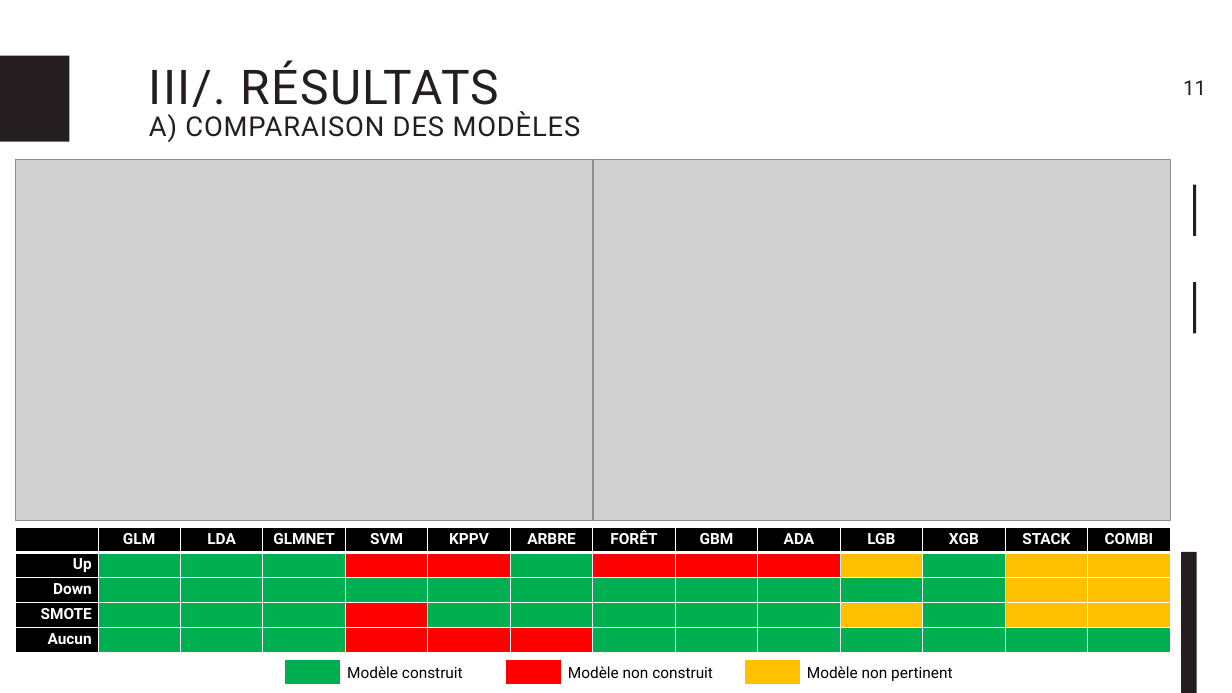
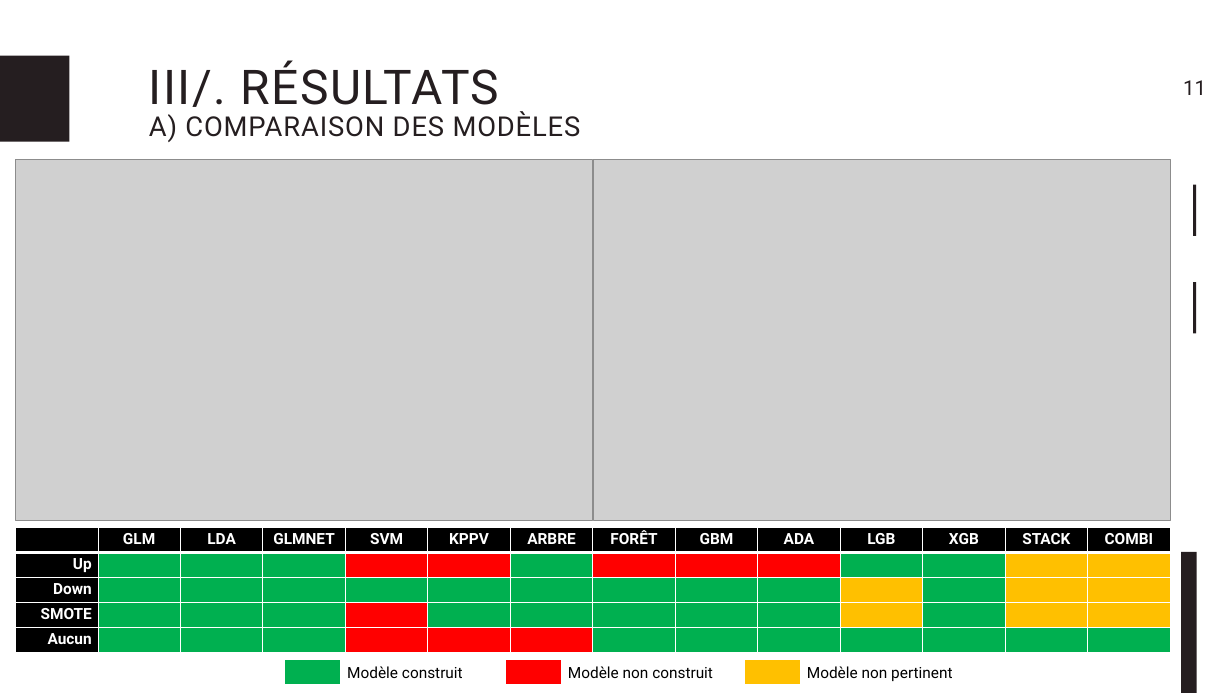
Before and after one commit to Psqrt/projet_ml, a slide deck: slide 12 of presentation/projet_ml.pptx. Drawn at 1232x693 pixels with LibreOffice and Linux fonts; fonts in the diff are those of the drawing; grey boxes stand for pictures. Boxes give left, top, right and bottom in pixels: in the first picture for what was removed or moved away, otherwise in the second. Text is boxed around its words. In the diff, an @@ line names an element or a change of style, - is before the commit and + after.

```diff
--- a/presentation/projet_ml.pptx
+++ b/presentation/projet_ml.pptx
@@ table at [15, 527, 1171, 652] @@
@@ fill #FFC000 to #00B050 in row 2, column 11 @@
@@ fill #00B050 to #FFC000 in row 3, column 11 @@
```
Also in this commit, not shown: 5 other slides changed, 6 slides added, 16 other files.
